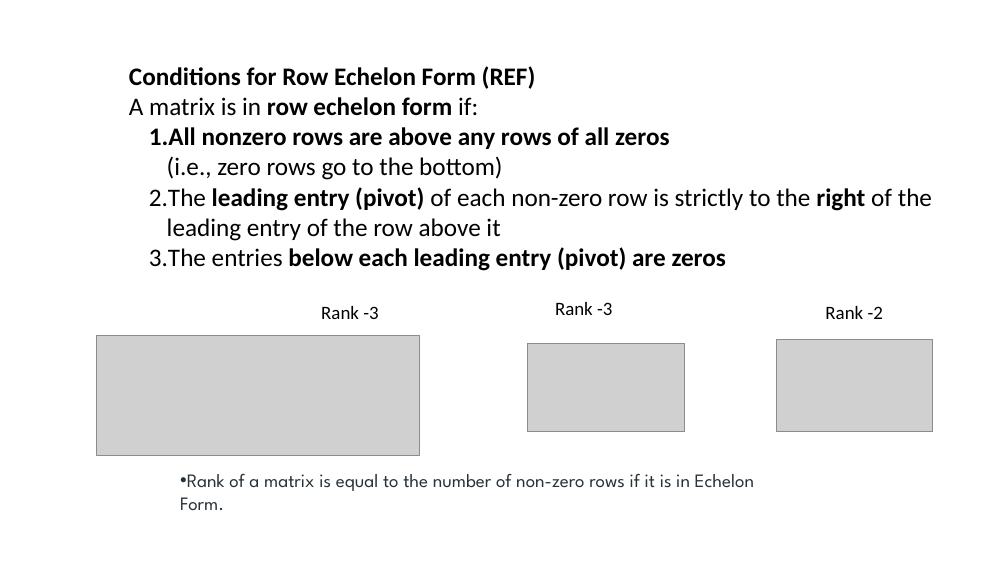
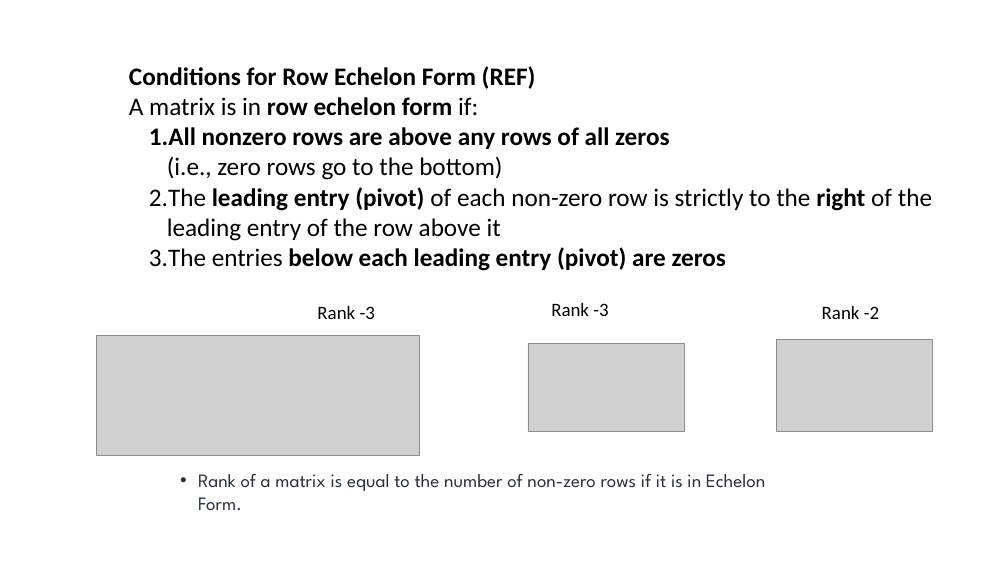
Before and after one commit to anuvindmp/S06, a slide deck: slide 8 of NLP/NOTES/new/LORA.pptx. Drawn at 1008x567 pixels with LibreOffice and Linux fonts; fonts in the diff are those of the drawing; grey boxes stand for pictures; background and template pictures are left out. Boxes give left, top, right and bottom in pixels: in the first picture for what was removed or moved away, otherwise in the second. Text is boxed around its words. In the diff, an @@ line names an element or a change of style, - is before the commit and + after.

```diff
--- a/NLP/NOTES/new/LORA.pptx
+++ b/NLP/NOTES/new/LORA.pptx
@@ text "Rank -3": place and size @@
-text "Rank -3" at (321,306,378,319)
+text "Rank -3" at (317,306,375,319)
@@ text "Rank -3": place and size @@
-text "Rank -3" at (555,302,612,315)
+text "Rank -3" at (551,303,608,316)
@@ text "Rank -2": place and size @@
-text "Rank -2" at (825,306,883,319)
+text "Rank -2" at (822,306,879,319)
@@ text "Rank of a matrix is ..." at (198,474,765,511): indent changed @@
```
Also in this commit, not shown: 55 other slides changed, 3 other files.
